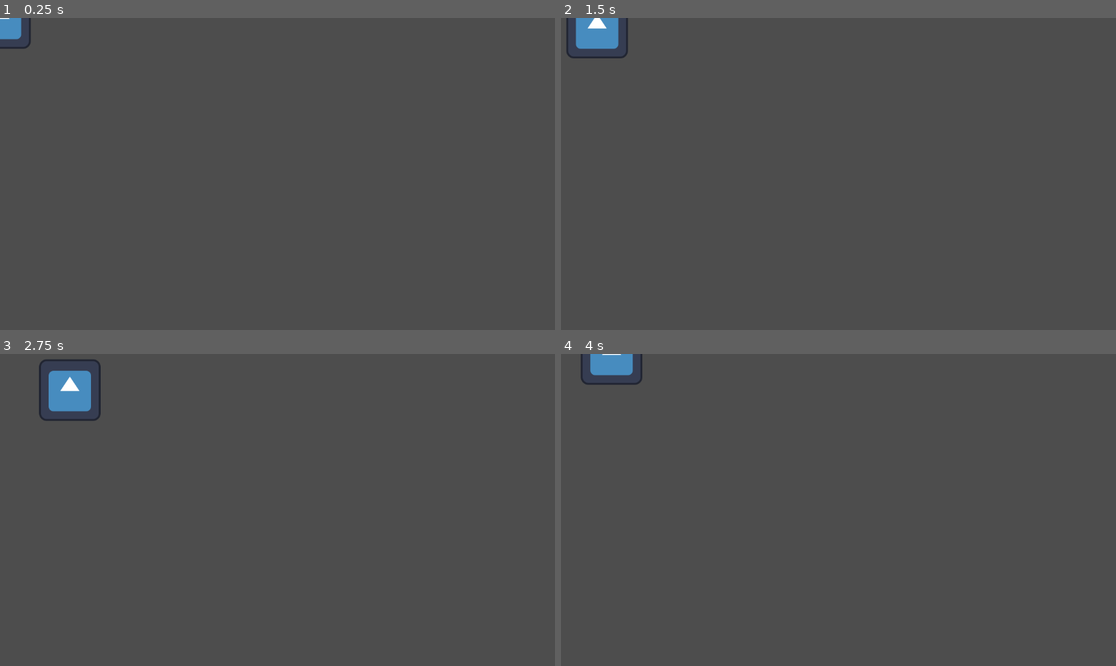
Above: before the commit, frames 1-4 (two rows, left to right).
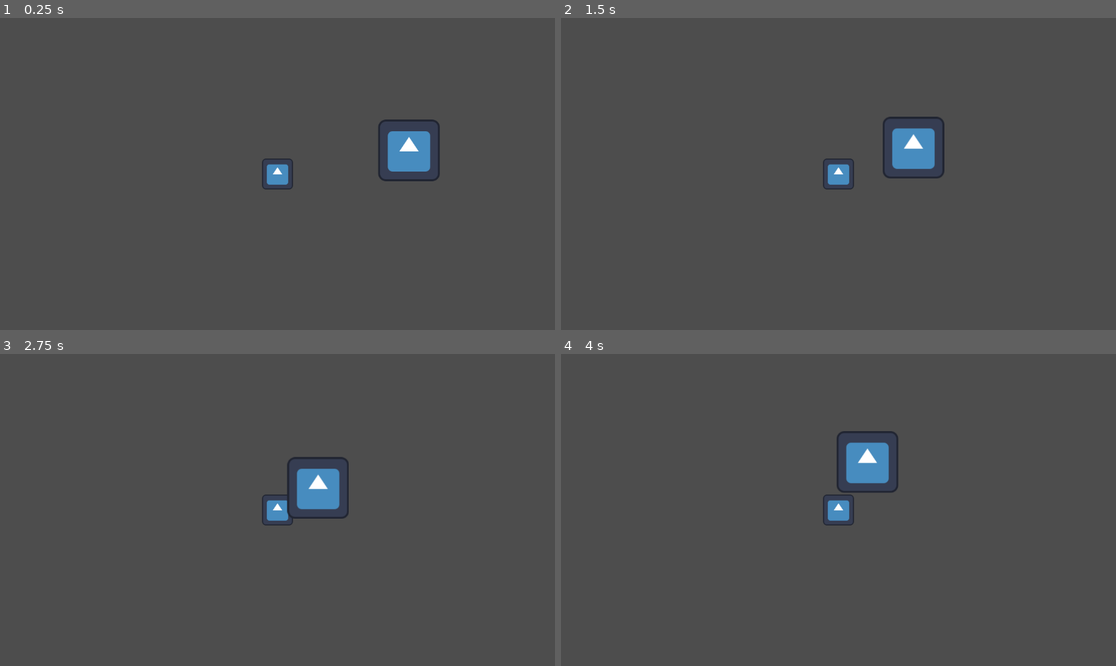
Above: after the commit, the same moments.

Repository: youknowedo/parasito
Game: Godot game, scene res://scenes/levels/Test.tscn
Same seed, same stepped clock (60 frames per second), same inputs: the game is played once before the commit and once after it. The engine's default icon, where the game draws it, is replaced by a stand-in: a white triangle on a blue panel in a dark square.
Inputs (mouse positions are in pixels of both pictures, inside the frame that each line leads up to):
- Up to frame 1 (0.25 s): no input
- Up to frame 2 (1.5 s): tap Enter at 0.5 s; move the mouse to (960, 158) at 0.52 s; hold D (moveRight) 0.53-1.28 s; click (960, 158) at 0.6 s; move the mouse to (727, 189) at 1.27 s; hold S (moveDown) from 1.28 s (still down); click (727, 189) at 1.35 s
- Up to frame 3 (2.75 s): move the mouse to (333, 441) at 2.02 s; release S (moveDown) at 2.03 s; hold D (moveRight) from 2.03 s (still down); click (333, 441) at 2.1 s
- Up to frame 4 (4 s): move the mouse to (810, 572) at 2.77 s; release D (moveRight) at 2.78 s; hold W (moveUp) 2.78-3.53 s; click (810, 572) at 2.85 s; move the mouse to (1005, 556) at 3.52 s; hold A (moveLeft) from 3.53 s (still down); click (1005, 556) at 3.6 s

The runs differ from the first frame. In frame 1, 2.0% of the frame differs, in the area x 0-80%, y 0-56%; in frame 2, 2.6%; in frame 3, 2.9%, in the area x 7-63%, y 1-56%; in frame 4, 2.3%.

Commit message:
Player lunging

Diff:
--- a/scenes/levels/Test.tscn
+++ b/scenes/levels/Test.tscn
@@ -1,18 +1,12 @@
-[gd_scene load_steps=4 format=3 uid="uid://ci76og8wvro2o"]
+[gd_scene load_steps=3 format=3 uid="uid://ci76og8wvro2o"]
 
-[ext_resource type="Script" path="res://scripts/Player.gd" id="1_eip2y"]
-[ext_resource type="Texture2D" uid="uid://bw8wcut7keyc1" path="res://icon.svg" id="2_gd8jm"]
-
-[sub_resource type="CircleShape2D" id="CircleShape2D_8krbk"]
-radius = 64.0
+[ext_resource type="PackedScene" uid="uid://qyb5nrgqndmu" path="res://scenes/objects/Player.tscn" id="1_rj508"]
+[ext_resource type="PackedScene" uid="uid://xm5q2u0eyi18" path="res://scenes/objects/Host.tscn" id="2_orj6o"]
 
 [node name="Test" type="Node2D"]
 
-[node name="CharacterBody2D" type="CharacterBody2D" parent="."]
-script = ExtResource("1_eip2y")
+[node name="Player" parent="." instance=ExtResource("1_rj508")]
+speed = 100.0
 
-[node name="Sprite2D" type="Sprite2D" parent="CharacterBody2D"]
-texture = ExtResource("2_gd8jm")
-
-[node name="CollisionShape2D" type="CollisionShape2D" parent="CharacterBody2D"]
-shape = SubResource("CircleShape2D_8krbk")
+[node name="Host" parent="." instance=ExtResource("2_orj6o")]
+position = Vector2(273, -49)
--- /dev/null
+++ b/scenes/objects/Host.tscn
@@ -0,0 +1,16 @@
+[gd_scene load_steps=4 format=3 uid="uid://xm5q2u0eyi18"]
+
+[ext_resource type="Script" path="res://scripts/Host.gd" id="1_0da6i"]
+[ext_resource type="Texture2D" uid="uid://bw8wcut7keyc1" path="res://icon.svg" id="2_dko8l"]
+
+[sub_resource type="CircleShape2D" id="CircleShape2D_0hmfq"]
+radius = 64.0
+
+[node name="Host" type="CharacterBody2D"]
+script = ExtResource("1_0da6i")
+
+[node name="Sprite2D" type="Sprite2D" parent="."]
+texture = ExtResource("2_dko8l")
+
+[node name="CollisionShape2D" type="CollisionShape2D" parent="."]
+shape = SubResource("CircleShape2D_0hmfq")
--- /dev/null
+++ b/scenes/objects/Player.tscn
@@ -0,0 +1,19 @@
+[gd_scene load_steps=4 format=3 uid="uid://qyb5nrgqndmu"]
+
+[ext_resource type="Script" path="res://scripts/Player.gd" id="1_gq5ns"]
+[ext_resource type="Texture2D" uid="uid://bw8wcut7keyc1" path="res://icon.svg" id="2_8mfdu"]
+
+[sub_resource type="CircleShape2D" id="CircleShape2D_8krbk"]
+radius = 32.0
+
+[node name="Player" type="CharacterBody2D"]
+script = ExtResource("1_gq5ns")
+
+[node name="Sprite2D" type="Sprite2D" parent="."]
+scale = Vector2(0.5, 0.5)
+texture = ExtResource("2_8mfdu")
+
+[node name="CollisionShape2D" type="CollisionShape2D" parent="."]
+shape = SubResource("CircleShape2D_8krbk")
+
+[node name="Camera2D" type="Camera2D" parent="."]
--- a/scripts/Player.gd
+++ b/scripts/Player.gd
@@ -1,11 +1,34 @@
 extends CharacterBody2D
 
-@export var speed = 100
+@export var speed = 1000.0
+@export var lunge_force = 500.0
+@export var lunge_duration = 0.2
 
-func get_input():
+var is_lunging = false
+var lunge_timer = 0.0
+var lunge_direction = Vector2.ZERO
+
+func _process(delta):
+	print("Player process")
+	print(is_lunging, lunge_timer)
+	if is_lunging:
+		lunge_timer -= delta
+		if lunge_timer <= 0:
+			is_lunging = false
+	else:
+		move_input(delta)
+
+
+	move_and_slide()
+
+func move_input(delta: float):
 	var input_direction = Input.get_vector("moveLeft", "moveRight", "moveUp", "moveDown")
-	velocity = input_direction * speed
 
-func _physics_process(_delta):
-	get_input()
-	move_and_slide()
+	if Input.is_action_just_pressed("primaryAction"):
+		is_lunging = true
+		lunge_timer = lunge_duration
+
+		var mouse_position = get_global_mouse_position()
+		lunge_direction = (mouse_position - global_position).normalized() * lunge_force
+
+	velocity = (input_direction * speed * delta * 100) if !is_lunging else lunge_direction
